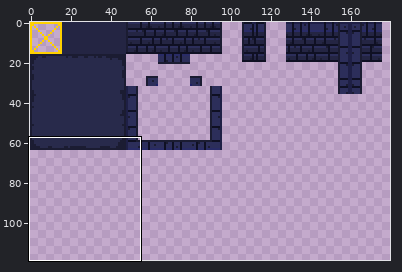
Sprite sheet: assets/gfx/tileset.png. The first picture is a wide view before the edit; the outline marks the close-up.
Close-up. As it was:
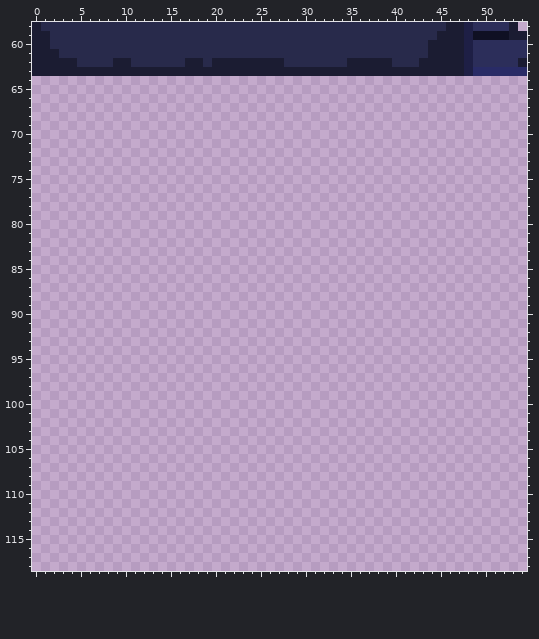
The file is 256x128 pixels. Colours within 5 levels of each other are drawn and written as one. Shown: x 0..54, y 58..118. The wide view leaves out empty margins. The commit also changed other parts of the picture, which this record leaves out.
New version:
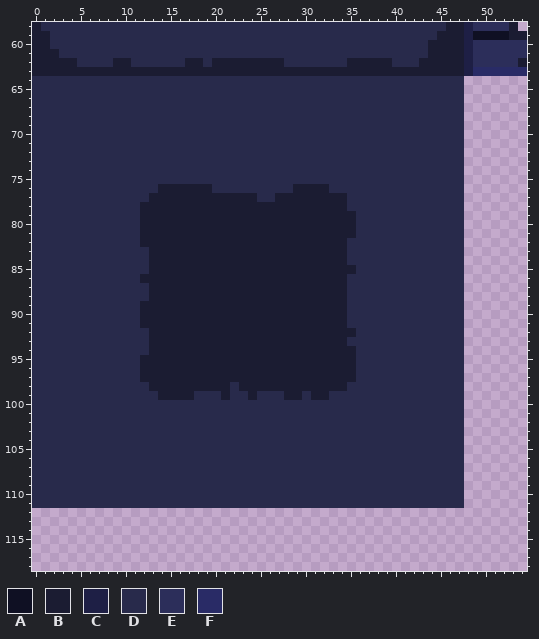
Palette (. is transparent): A #0f1023  B #1b1c32  C #1e1f45  D #282a4b  E #2c2e5a  F #292b66
From old to new:
y 64..75: x 0..47 ................................................ -> DDDDDDDDDDDDDDDDDDDDDDDDDDDDDDDDDDDDDDDDDDDDDDDD
y 76: x 0..47 ................................................ -> DDDDDDDDDDDDDDBBBBBBDDDDDDDDDBBBBDDDDDDDDDDDDDDD
y 77: x 0..47 ................................................ -> DDDDDDDDDDDDDBBBBBBBBBBBBDDBBBBBBBBDDDDDDDDDDDDD
y 78: x 0..47 ................................................ -> DDDDDDDDDDDDBBBBBBBBBBBBBBBBBBBBBBBDDDDDDDDDDDDD
y 79..81: x 0..47 ................................................ -> DDDDDDDDDDDDBBBBBBBBBBBBBBBBBBBBBBBBDDDDDDDDDDDD
y 82: x 0..47 ................................................ -> DDDDDDDDDDDDBBBBBBBBBBBBBBBBBBBBBBBDDDDDDDDDDDDD
y 83..84: x 0..47 ................................................ -> DDDDDDDDDDDDDBBBBBBBBBBBBBBBBBBBBBBDDDDDDDDDDDDD
y 85: x 0..47 ................................................ -> DDDDDDDDDDDDDBBBBBBBBBBBBBBBBBBBBBBBDDDDDDDDDDDD
y 86: x 0..47 ................................................ -> DDDDDDDDDDDDBBBBBBBBBBBBBBBBBBBBBBBDDDDDDDDDDDDD
y 87..88: x 0..47 ................................................ -> DDDDDDDDDDDDDBBBBBBBBBBBBBBBBBBBBBBDDDDDDDDDDDDD
y 89..91: x 0..47 ................................................ -> DDDDDDDDDDDDBBBBBBBBBBBBBBBBBBBBBBBDDDDDDDDDDDDD
y 92: x 0..47 ................................................ -> DDDDDDDDDDDDDBBBBBBBBBBBBBBBBBBBBBBBDDDDDDDDDDDD
y 93: x 0..47 ................................................ -> DDDDDDDDDDDDDBBBBBBBBBBBBBBBBBBBBBBDDDDDDDDDDDDD
y 94: x 0..47 ................................................ -> DDDDDDDDDDDDDBBBBBBBBBBBBBBBBBBBBBBBDDDDDDDDDDDD
y 95..97: x 0..47 ................................................ -> DDDDDDDDDDDDBBBBBBBBBBBBBBBBBBBBBBBBDDDDDDDDDDDD
y 98: x 0..47 ................................................ -> DDDDDDDDDDDDDBBBBBBBBBDBBBBBBBBBBBBDDDDDDDDDDDDD
y 99: x 0..47 ................................................ -> DDDDDDDDDDDDDDBBBBDDDBDDBDDDBBDBBDDDDDDDDDDDDDDD
y 100..111: x 0..47 ................................................ -> DDDDDDDDDDDDDDDDDDDDDDDDDDDDDDDDDDDDDDDDDDDDDDDD
Changed places in both close-ups, as pixel boxes (x1, y1, x2, y2):
added: (32, 76, 464, 508)
